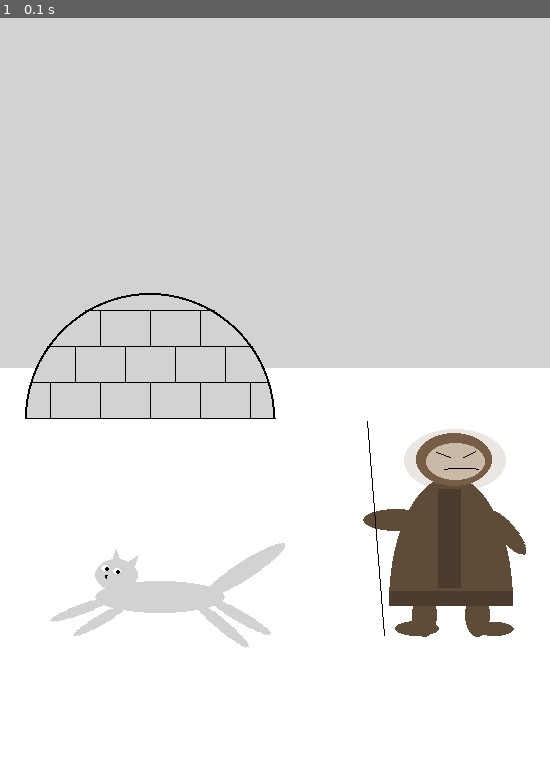
Above: before the commit, frame 1.
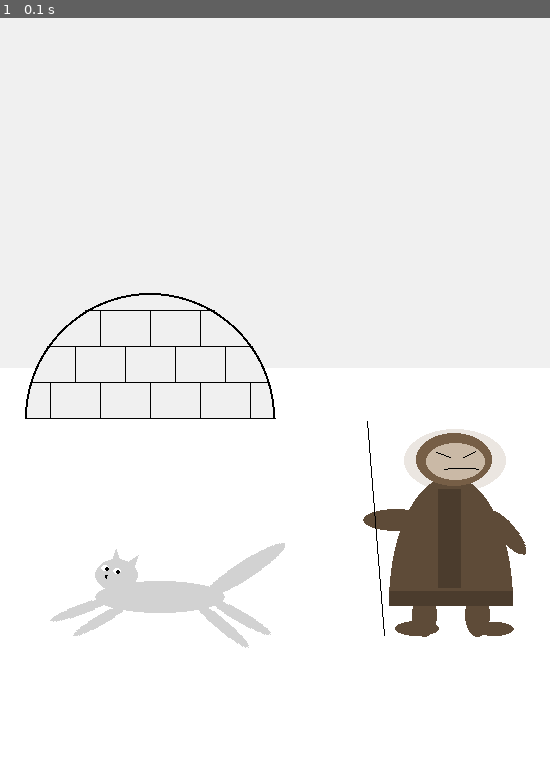
Above: after the commit, the same moment.

Repository: ferovore/inf_2022_iuferova
Game: pygame game, started from lab_pygame.draw/image_easy.py
Two runs of this game, one before a commit and one after it. Both use one fixed random seed, a clock stepped at 60 frames per second and the inputs below.
Inputs:
- Up to frame 1 (0.1 s): no input

The runs differ from the first frame. In frame 1, 49% of the frame differs, in the area x 0-100%, y 0-54%.

Commit message:
1. В функции man исправлено рисование полуэллипса. 2. Добавлен цвет LIGHT_GRAY

Diff:
--- a/lab_pygame.draw/image_easy.py
+++ b/lab_pygame.draw/image_easy.py
@@ -10,6 +10,7 @@
 scr_width, scr_height = 550, 750
 screen = pygame.display.set_mode((scr_width, scr_height))
 
+LIGHT_GRAY = (240, 240, 240)
 GRAY = (210, 210, 210)
 BLACK = (0, 0, 0)
 FISH = (150, 180, 170)
@@ -23,11 +24,11 @@
 
 #фон
 screen.fill(WHITE)
-rect(screen, GRAY, (0, 0, scr_width, 350))
+rect(screen, LIGHT_GRAY, (0, 0, scr_width, 350))
 
 def needle(x=150, y=400, width=250):
 
-    circle(screen, GRAY, (x, y), width/2, draw_top_left=True, draw_top_right=True)
+    circle(screen, LIGHT_GRAY, (x, y), width/2, draw_top_left=True, draw_top_right=True)
     circle(screen, BLACK, (x, y), width/2, 2, draw_top_left=True, draw_top_right=True)
 
     delta_y = width/7
@@ -104,7 +105,7 @@
 
     #body
     ellipse(screen, BROWN, (x + unit_x * orient * (-2.7), y + unit_y * (-3.3), unit_x * orient * 7.3, unit_y * 16.2))
-    rect(screen, WHITE, (x + unit_x * orient * (-2.7), y + unit_y * (-3.3 + 8.1), unit_x * orient * 7.3, unit_y * 8.1))
+    rect(screen, WHITE, (x + unit_x * orient * (-2.7), y + unit_y * (-3.3 + 8.1), unit_x * orient * 7.3, unit_y * 9))
 
     #head
     ellipse(screen, LIGHT_BROWN, (x + unit_x * orient * (-1.1), y + unit_y * (-6), unit_x * orient * (4.5), unit_y * 3.4))
